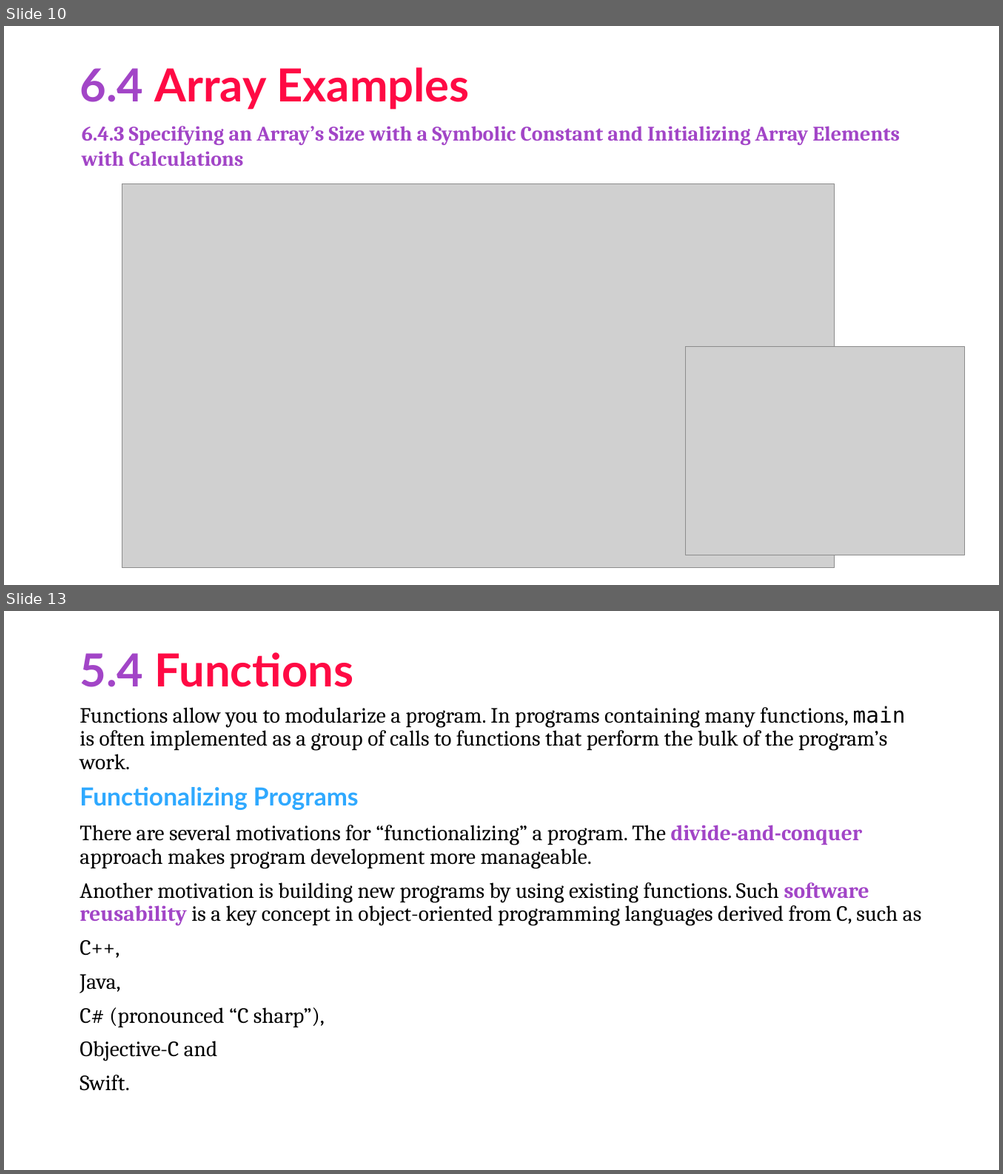
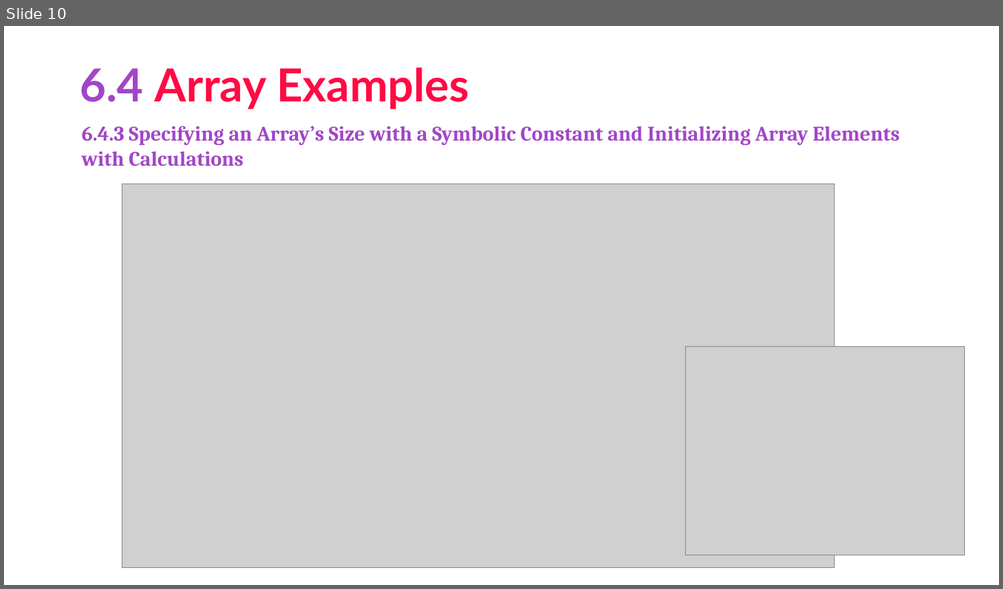
Before and after one commit to asimriaz/FOP, a slide deck: Chapter 6.pptx. Shown one above the other, each under a label of ours: slides 10 and 13 before the commit, slide 10 after it; the slides between them are not shown. The pictures are 1003x1174 and 1003x589 pixels, drawn with LibreOffice and Linux fonts; fonts in the diff are those of the drawing; grey boxes stand for pictures; background and template pictures are left out. Boxes give left, top, right and bottom in pixels: in the first picture for what was removed or moved away, otherwise in the second. Text is boxed around its words. In the diff, an @@ line names an element or a change of style, - is before the commit and + after.

```diff
--- a/Chapter 6.pptx
+++ b/Chapter 6.pptx
@@ slide 13 removed at (4, 611, 999, 1170), background #FFFFFF @@
@@ title removed at (79, 652, 354, 687) @@
-5.4 Functions
@@ text removed at (79, 706, 921, 1091) @@
-Functions allow you to modularize a program. In programs containing many functions, main is often implemented as a group of calls to functions that perform the bulk of the program’s work.
-Functionalizing Programs
-There are several motivations for “functionalizing” a program. The divide-and-conquer approach makes program development more manageable.
-Another motivation is building new programs by using existing functions. Such software reusability is a key concept in object-oriented programming languages derived from C, such as
-C++,
-Java,
-C# (pronounced “C sharp”),
-Objective-C and
-Swift.
```
Also in this commit, not shown: 2 slides changed, 7 slides added, 23 other slides removed.
